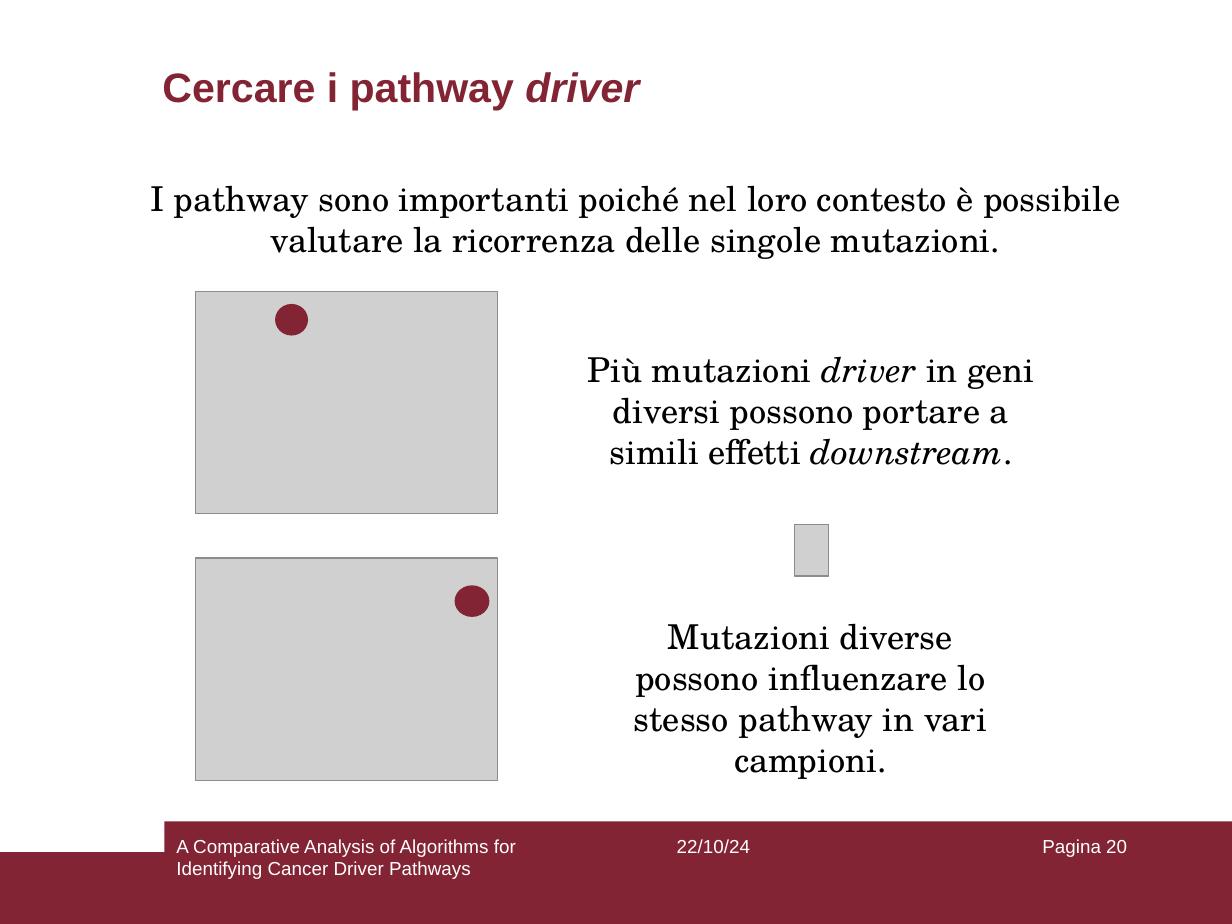
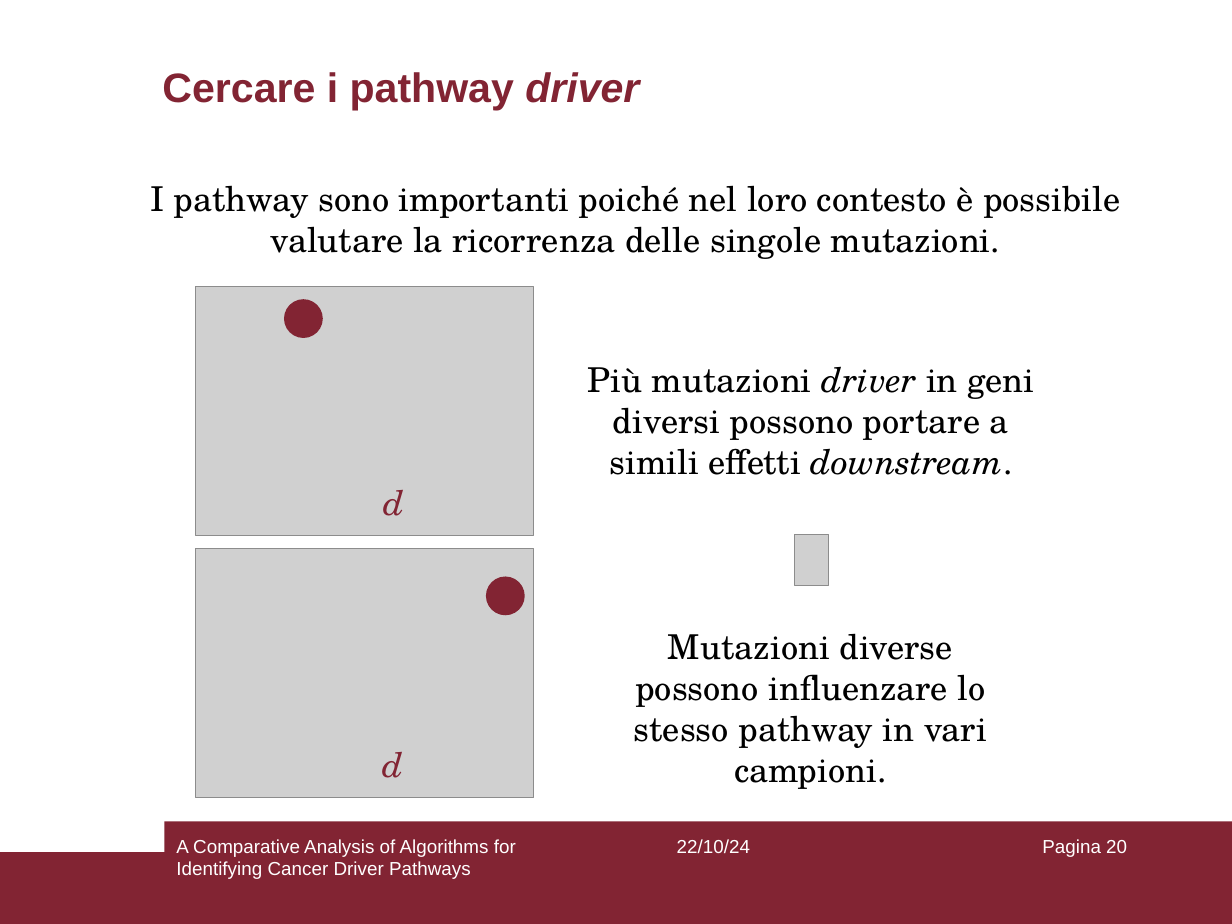
Before and after one commit to aflaag/bsc-thesis, a slide deck: slide 20 of presentation/slides.odp. Drawn at 1232x924 pixels with LibreOffice and Linux fonts; fonts in the diff are those of the drawing; grey boxes stand for pictures. Boxes give left, top, right and bottom in pixels: in the first picture for what was removed or moved away, otherwise in the second. Text is boxed around its words. In the diff, an @@ line names an element or a change of style, - is before the commit and + after.

Commit message:
forgot to do this in the slides

```diff
--- a/presentation/slides.odp
+++ b/presentation/slides.odp
@@ picture: place and size @@
-picture at (196, 291, 498, 514)
+picture at (196, 286, 533, 535)
@@ ellipse: place and size @@
-ellipse at (455, 585, 489, 617)
+ellipse at (285, 299, 323, 338)
@@ 2 texts, 1 picture: place and size @@
-2 texts, 1 picture at (588, 356, 1034, 779)
+2 texts, 1 picture at (588, 366, 1034, 789)
@@ text added at (383, 490, 404, 516), 20 pt, text #822433, italic @@
+d
@@ picture: place and size @@
-picture at (196, 558, 498, 781)
+picture at (196, 548, 533, 797)
@@ ellipse: place and size @@
-ellipse at (275, 304, 308, 336)
+ellipse at (485, 577, 524, 615)
@@ text added at (382, 752, 403, 778), 20 pt, text #822433, italic @@
+d
```
Also in this commit, not shown: 1 other file.
